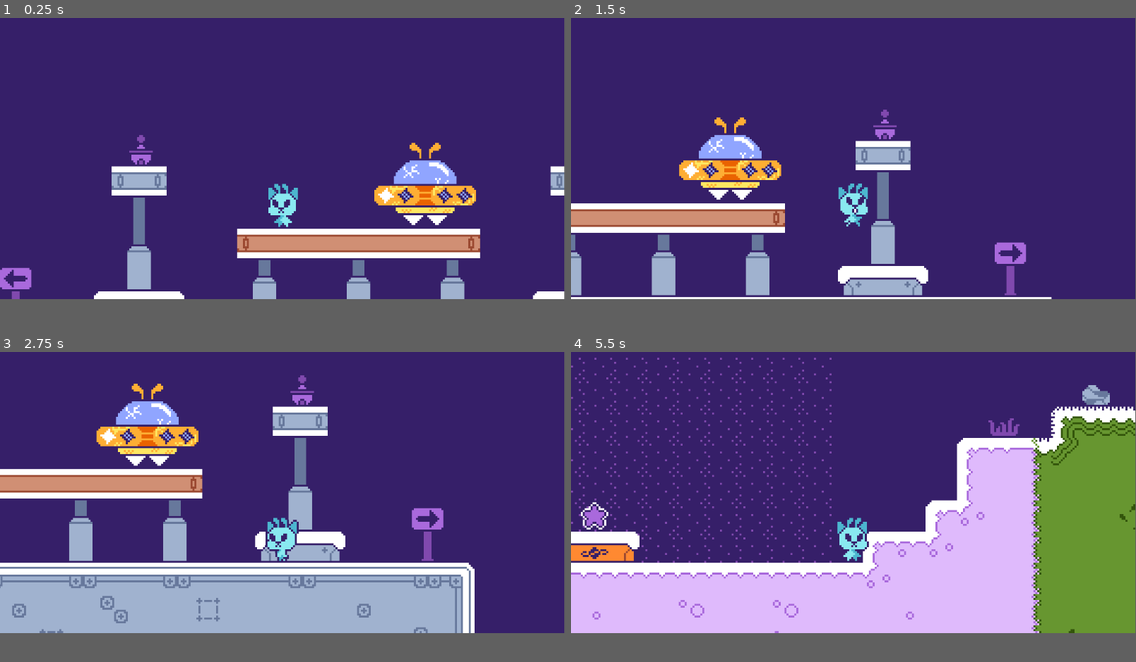
Above: before the commit, frames 1-4 (two rows, left to right).
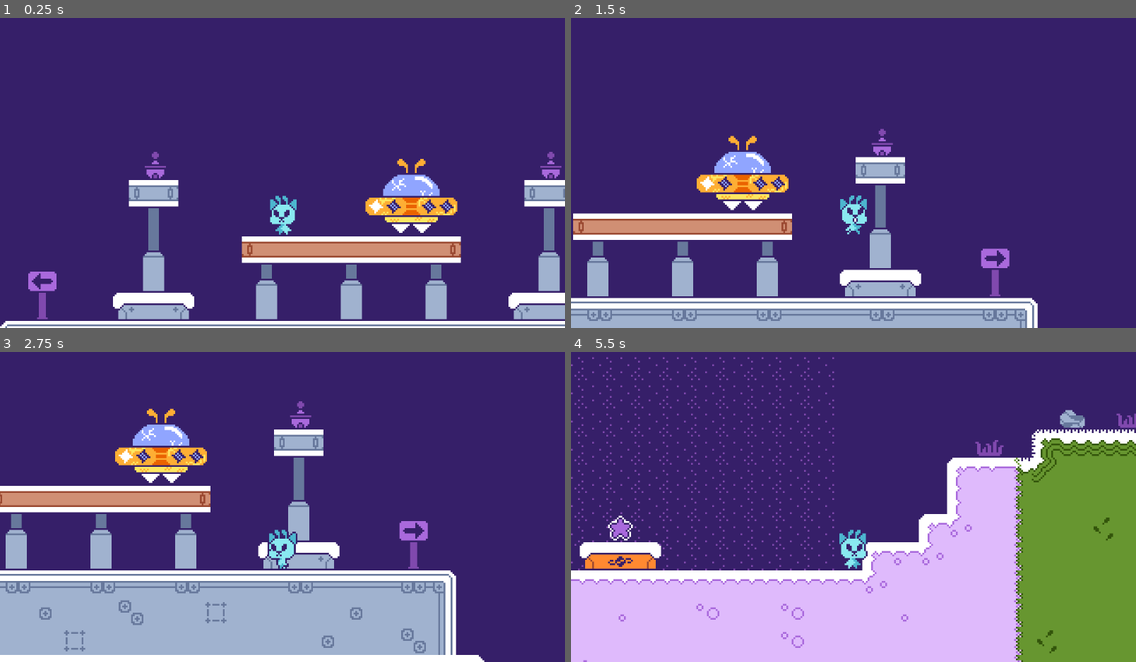
Above: after the commit, the same moments.

Repository: Zazorah/secret-santa-2025
Game: Godot game, scene res://World/Placeholder/CraterCounty.tscn
Same seed, same stepped clock (60 frames per second), same inputs: the game is played once before the commit and once after it.
Inputs (mouse positions are in pixels of both pictures, inside the frame that each line leads up to):
- Up to frame 1 (0.25 s): no input
- Up to frame 2 (1.5 s): tap Enter at 0.5 s; move the mouse to (977, 145) at 0.52 s; hold Space (advance_text) 0.53-1.28 s; hold D (move_right) from 0.53 s (still down); move the mouse to (740, 173) at 1.27 s; tap Shift (beam) at 1.35 s
- Up to frame 3 (2.75 s): move the mouse to (339, 429) at 2.02 s; release D (move_right) at 2.03 s; hold A (move_left) from 2.03 s (still down); hold W (interact) from 2.03 s (still down)
- Up to frame 4 (5.5 s): move the mouse to (825, 547) at 2.77 s; release A (move_left) at 2.78 s; release W (interact) at 2.78 s; hold D (move_right) 2.78-4.28 s; tap Mouse wheel up (zoom_in) at 2.85 s; move the mouse to (1023, 534) at 3.52 s; hold Mouse wheel down (zoom_out) 3.53-4.28 s; move the mouse to (684, 451) at 4.27 s; hold A (move_left) 4.28-5.03 s; tap Space (advance_text) at 4.35 s; move the mouse to (881, 491) at 5.02 s; hold D (move_right) from 5.03 s (still down); tap Shift (beam) at 5.1 s
In our replay, the window is 799x399 before the commit and 800x440 after it. These sizes can differ from the game's own. Grey fills any space a smaller window leaves; there, only what the larger window draws over its background counts as a difference.

The runs differ from the first frame. In frame 1, 18% of the frame differs, in the area x 0-100%, y 37-100%; in frame 2, 19%; in frame 3, 25%, in the area x 0-100%, y 0-100%; in frame 4, 18%.

Commit message:
Increased Screen Resolution

Diff:
--- a/project.godot
+++ b/project.godot
@@ -22,10 +22,10 @@
 
 [display]
 
-window/size/viewport_width=288
-window/size/viewport_height=144
-window/size/window_width_override=1152
-window/size/window_height_override=576
+window/size/viewport_width=320
+window/size/viewport_height=176
+window/size/window_width_override=1280
+window/size/window_height_override=704
 window/stretch/mode="canvas_items"
 window/stretch/scale_mode="integer"
 
